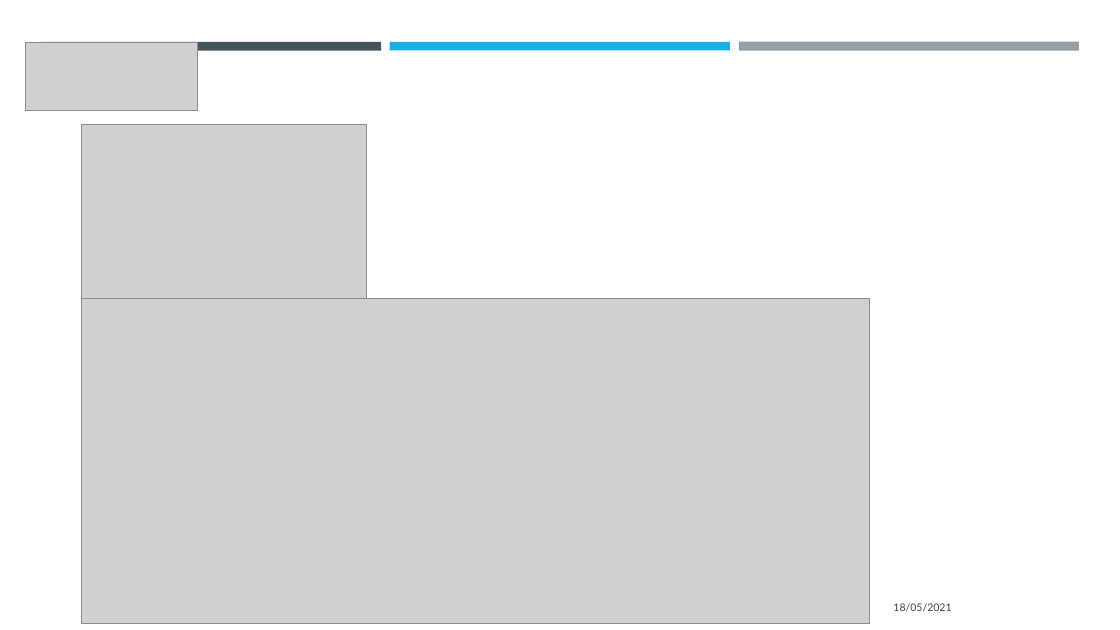
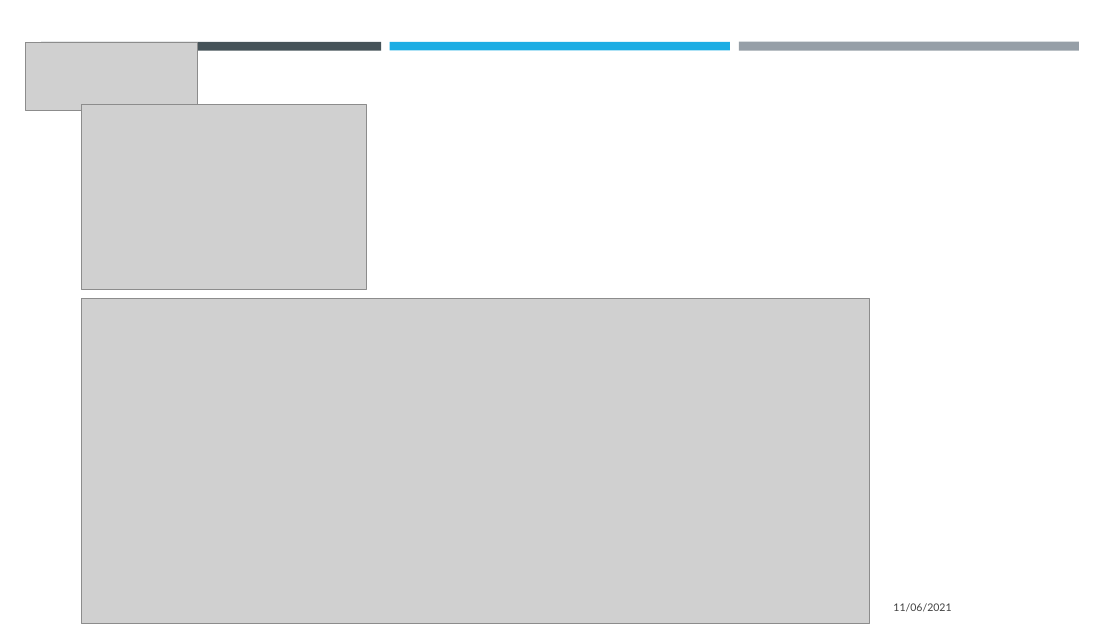
Before and after one commit to GabrielMCS01/PSI_DA_PL1-A, a slide deck: slide 3 of doc/Desenvolvimento de Aplicações (Projeto Fase 1).pptx. Drawn at 1120x630 pixels with LibreOffice and Linux fonts; fonts in the diff are those of the drawing; grey boxes stand for pictures. Boxes give left, top, right and bottom in pixels: in the first picture for what was removed or moved away, otherwise in the second. Text is boxed around its words. In the diff, an @@ line names an element or a change of style, - is before the commit and + after.

```diff
--- a/doc/Desenvolvimento de Aplicações (Projeto Fase 1).pptx
+++ b/doc/Desenvolvimento de Aplicações (Projeto Fase 1).pptx
@@ picture: place and size @@
-picture at (82,124,366,309)
+picture at (82,105,366,290)
@@ text at (893,603,951,612): text changed @@
-18/05/2021
+11/06/2021
```
Also in this commit, not shown: 9 other slides changed.
